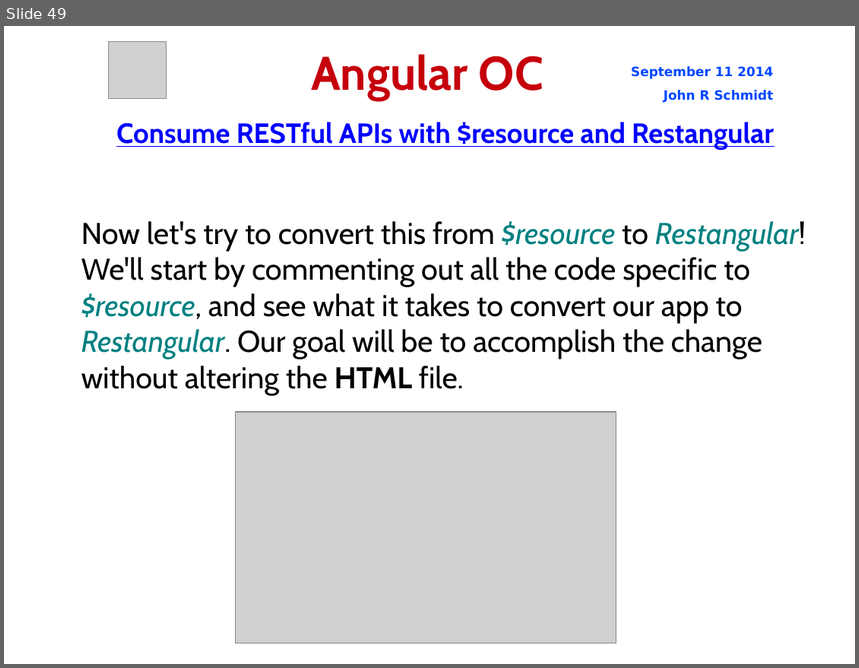
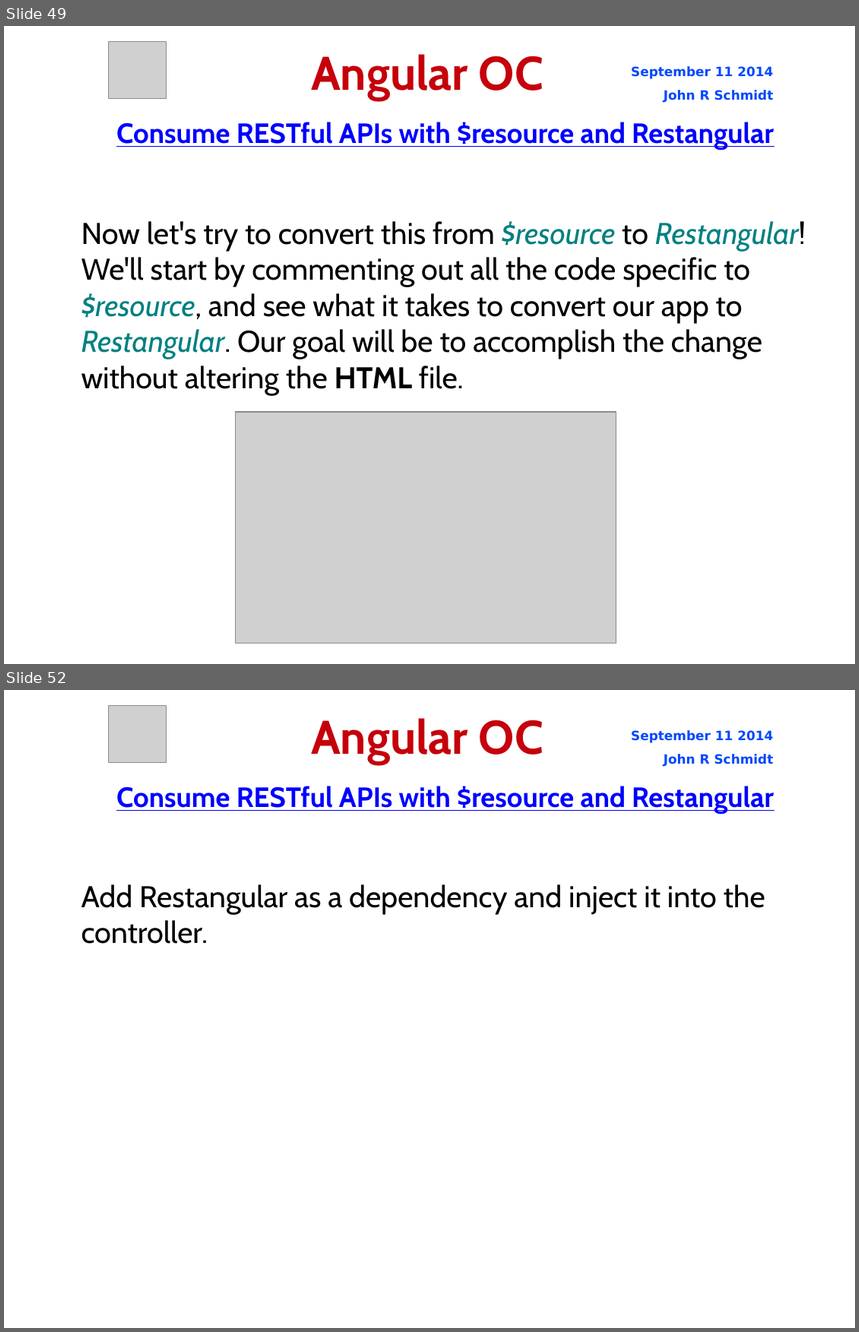
Before and after one commit to jrschmidt/fifa-angular-rest-demo, a slide deck: fifa.odp. Shown one above the other, each under a label of ours: slide 49 before the commit, slides 49 and 52 after it; the slides between them are not shown. The pictures are 859x668 and 859x1332 pixels, drawn with LibreOffice and Linux fonts; fonts in the diff are those of the drawing; grey boxes stand for pictures; background and template pictures are left out. Boxes give left, top, right and bottom in pixels: in the first picture for what was removed or moved away, otherwise in the second. Text is boxed around its words. In the diff, an @@ line names an element or a change of style, - is before the commit and + after.

Commit message:
Restangular succesfully fetches our RESTful data

```diff
--- a/fifa.odp
+++ b/fifa.odp
@@ slide 52 added at bbox=[4, 690, 855, 1328], background picture (left out) @@
@@ picture added at bbox=[108, 705, 166, 763] @@
@@ title added at bbox=[311, 718, 544, 764], 44 pt, text #C5000B, bold @@
+Angular OC
@@ text added at bbox=[631, 730, 774, 767], 12 pt, text #0047FF, bold @@
+September 11 2014
+John R Schmidt
@@ text added at bbox=[116, 786, 774, 814], 26 pt, text #0000FF, bold, underline @@
+Consume RESTful APIs with $resource and Restangular
@@ subtitle added at bbox=[82, 885, 766, 944], 28 pt, text #000000 @@
+Add Restangular as a dependency and inject it into the controller.
```
Also in this commit, not shown: 1 slide changed, 4 other slides added, 1 other file.
